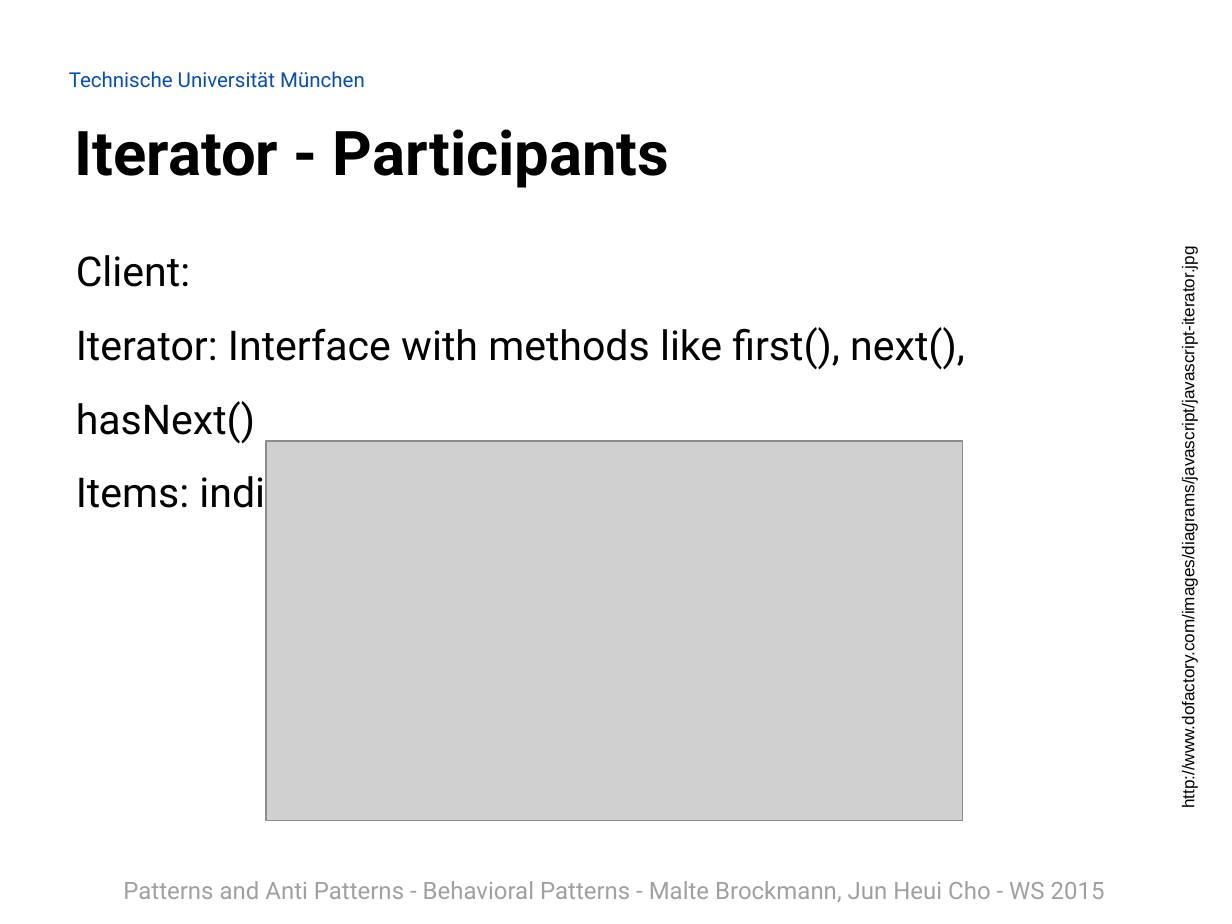
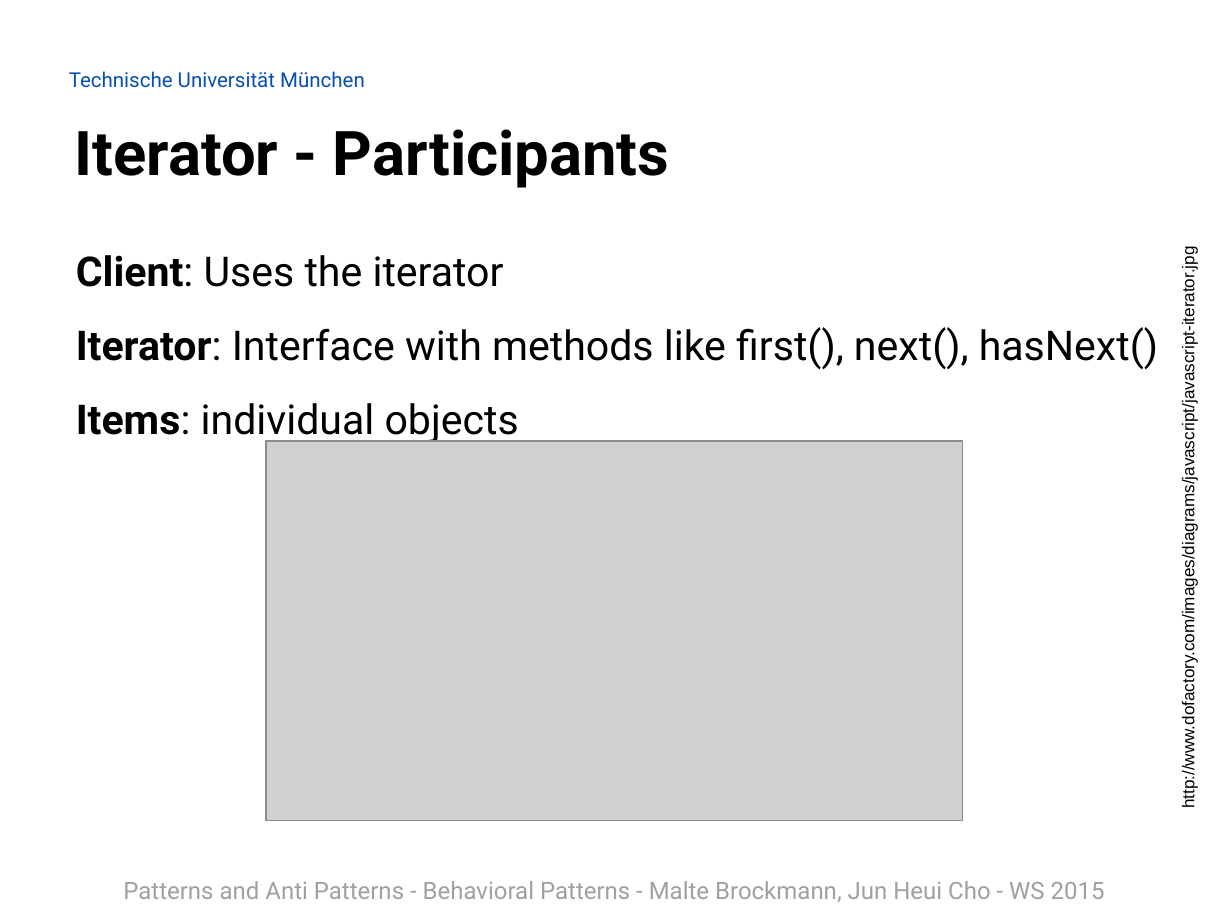
Before and after one commit to Painted6/Behavioral-design-patterns, a slide deck: slide 35 of Behavioral Patterns - JS Patterns and Anti Patterns.pptx (slide 34 before the commit). Drawn at 1232x924 pixels with LibreOffice and Linux fonts; fonts in the diff are those of the drawing; grey boxes stand for pictures; background and template pictures are left out. Boxes give left, top, right and bottom in pixels: in the first picture for what was removed or moved away, otherwise in the second. Text is boxed around its words. In the diff, an @@ line names an element or a change of style, - is before the commit and + after.

Commit message:
added template method and state pattern to the slides, created pdf of slides

```diff
--- a/Behavioral Patterns - JS Patterns and Anti Patterns.pptx
+++ b/Behavioral Patterns - JS Patterns and Anti Patterns.pptx
@@ text at bbox=[76, 255, 504, 287]: text changed @@
-Client:
+Client: Uses the iterator
@@ text at bbox=[76, 327, 1158, 444]: bold on in "Iterator:", "Items:" @@
```
Also in this commit, not shown: 6 other slides changed, 5 slides added, 1 other file.
